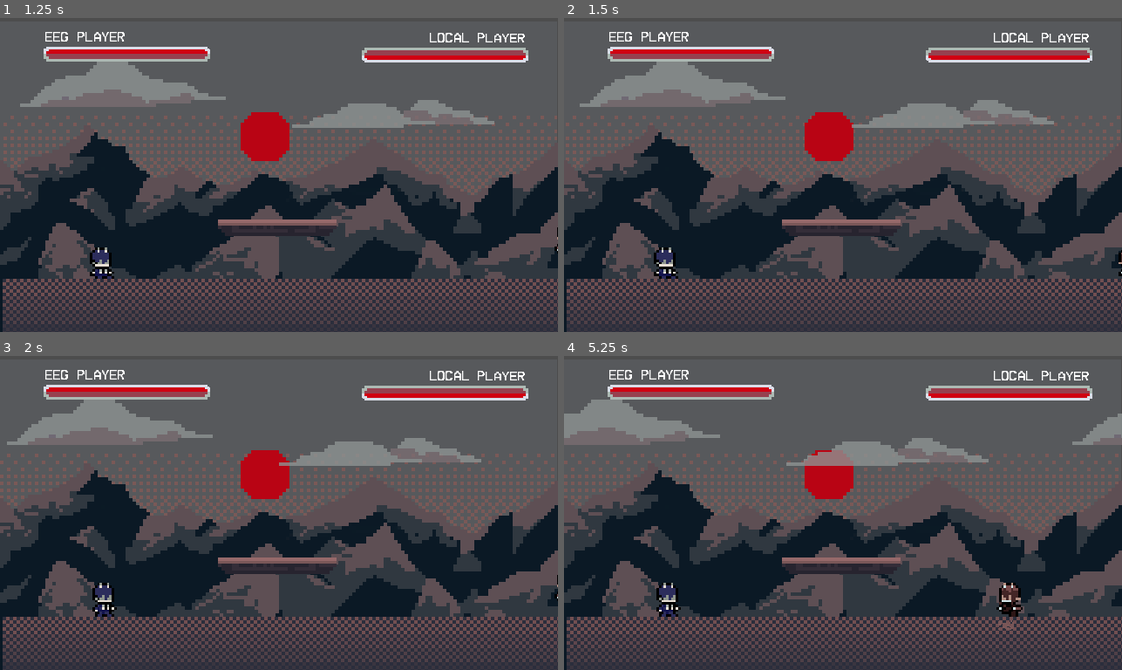
Above: before the commit, frames 1-4 (two rows, left to right).
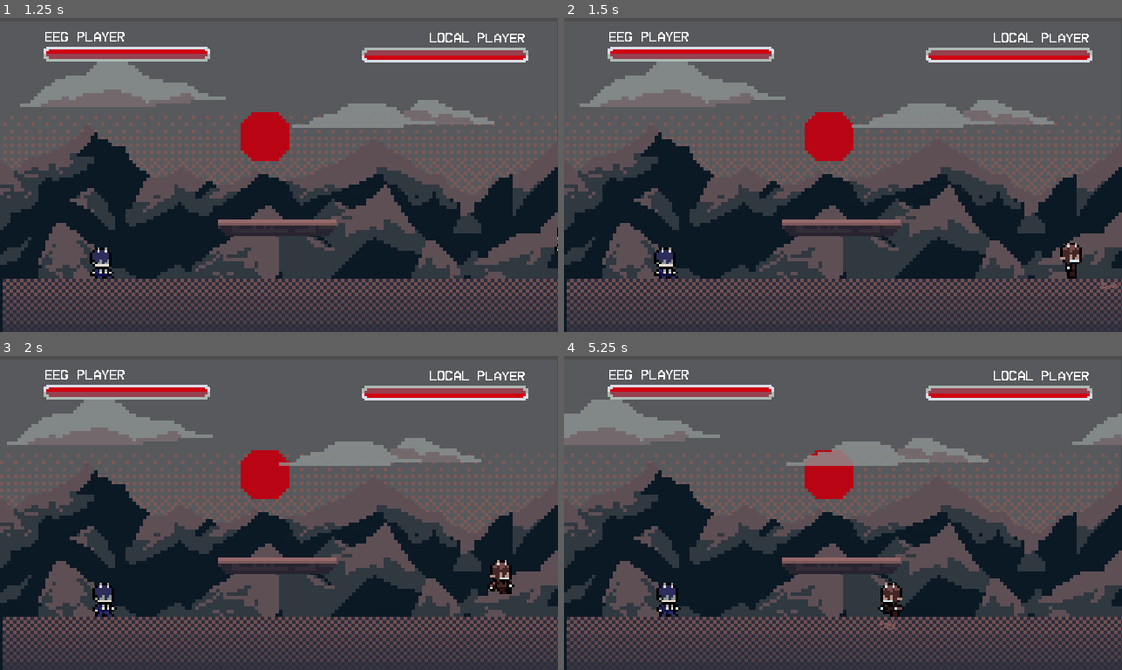
Above: after the commit, the same moments.

Repository: lucasmcclean/project-foxtrot-black-trigger-watchtower-omega
Game: Godot game, scene res://main.tscn
Same seed, same stepped clock (60 frames per second), same inputs: the game is played once before the commit and once after it.
Inputs:
- Up to frame 1 (1.25 s): hold D (move_right) from 0.53 s (still down); tap S (crouch) at 0.6 s; tap W (jump) at 0.77 s
- Up to frame 2 (1.5 s): release D (move_right) at 1.28 s; hold Insert (move_down) from 1.28 s (still down); tap Space (flash_step) at 1.35 s
- Up to frame 3 (2 s): keep holding Insert (move_down); tap W (jump) at 1.52 s
- Up to frame 4 (5.25 s): release Insert (move_down) at 2.03 s; hold D (move_right) 2.03-2.78 s; tap E (kick) at 2.1, 5.1 s; hold Page Up (move_up) 2.78-3.53 s; tap Q (punch) at 2.85 s; tap W (jump) at 3.02, 3.77, 4.52 s; hold A (move_left) 3.53-5.03 s; tap S (crouch) at 3.6 s; tap Space (flash_step) at 4.35 s; hold Insert (move_down) from 5.03 s (still down)

Frame 1 is identical in both runs. In frame 2, 0.3% of the frame differs, in the area x 88-100%, y 71-87%; in frame 3, 0.4%; in frame 4, 0.8%, in the area x 56-83%, y 72-88%.

Commit message:
fix(dash): rework flash step / eeg assistance logic

Diff:
--- a/project-foxtrot-black-trigger-watchtower-omega/player/player.gd
+++ b/project-foxtrot-black-trigger-watchtower-omega/player/player.gd
@@ -9,7 +9,6 @@
 var air_friction: float = 24000.0
 var h_min_speed: float = 300.0
 var h_speed: float = 200.0
-var NORMAL_H_SPEED: float = 200.0
 var v_speed: float = 3000.0
 var jump_impulse: float = 650.0
 var jump_buffer_time: float = 0.2
@@ -18,6 +17,7 @@
 var flash_cooldown: float = 3.0
 var can_flash: bool = true
 var knockback_impulse: float = 300.0
+var eeg_assistance: float = 1.0
 
 var health: int = 20
 
@@ -111,9 +111,9 @@
 			found_EEG = true
 			break
 	if found_EEG:
-		h_speed = NORMAL_H_SPEED / 1.5
+		eeg_assistance = 1.5
 	else:
-		h_speed = NORMAL_H_SPEED
+		eeg_assistance = 1
 
 
 #TODO find most efficient way to ground check
--- a/project-foxtrot-black-trigger-watchtower-omega/player/states/move.gd
+++ b/project-foxtrot-black-trigger-watchtower-omega/player/states/move.gd
@@ -11,11 +11,9 @@
 		player.animation.play("walk", -1, 10.0)
 
 
-
 func update(_delta: float):
 	if not player.animation.is_playing():
 		player.animation.play("walk", -1, 10.0)
-
 
 
 func physics_update(delta: float) -> void:
@@ -36,7 +34,8 @@
 		player.h_speed -= (player.h_speed - player.h_min_speed)/2
 		if(player.h_speed <= 100):
 			player.h_speed = player.h_min_speed
-	player.velocity.x = clamp(player.velocity.x, -player.h_speed, player.h_speed)
+
+	player.velocity.x = clamp(player.velocity.x, -player.h_speed / player.eeg_assistance, player.h_speed / player.eeg_assistance)
 	player.move_and_slide()
 
 	if player.velocity.y > 0:
